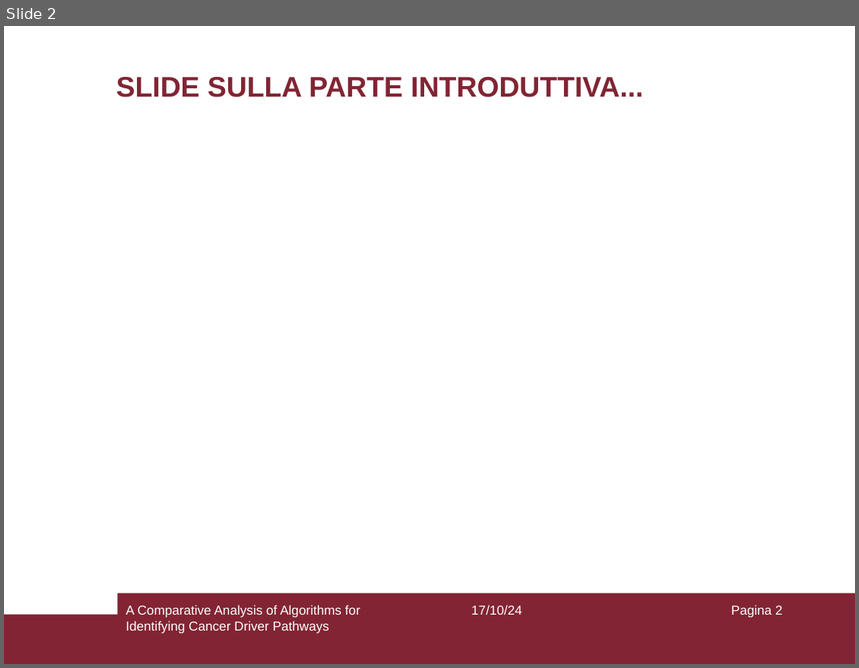
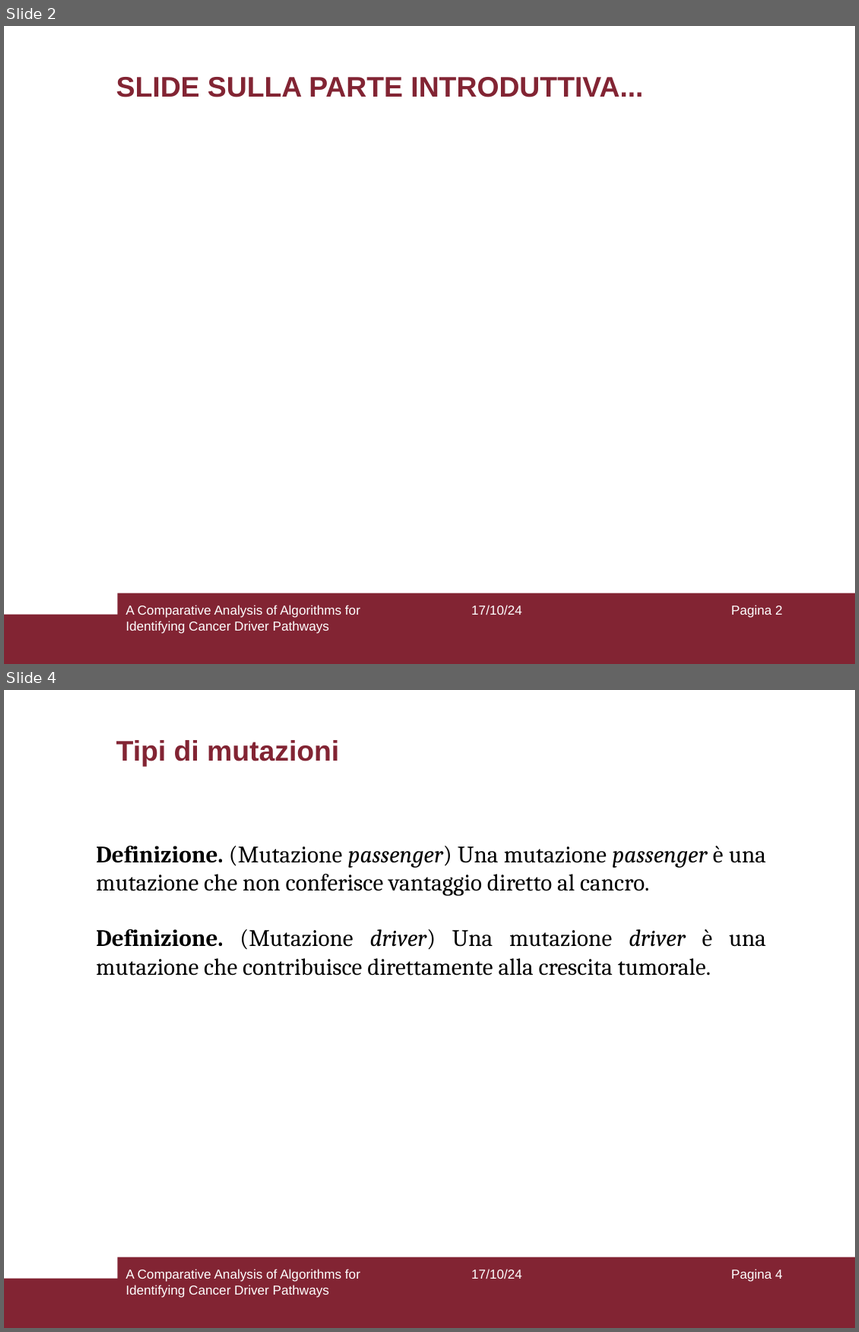
Before and after one commit to aflaag/bsc-thesis, a slide deck: presentation/slides.odp. Shown one above the other, each under a label of ours: slide 2 before the commit, slides 2 and 4 after it; the slides between them are not shown. The pictures are 859x668 and 859x1332 pixels, drawn with LibreOffice and Linux fonts; fonts in the diff are those of the drawing. Boxes give left, top, right and bottom in pixels: in the first picture for what was removed or moved away, otherwise in the second. Text is boxed around its words. In the diff, an @@ line names an element or a change of style, - is before the commit and + after.

```diff
--- a/presentation/slides.odp
+++ b/presentation/slides.odp
@@ slide 4 added at [4, 690, 855, 1328], background #FFFFFF; not listed: 2 template elements that a slide beside it also shows @@
@@ title added at [116, 740, 339, 766], 24 pt, text #822433, bold @@
+Tipi di mutazioni
@@ text added at [96, 846, 766, 896], 20 pt, text #000000 @@
+Definizione. (Mutazione passenger) Una mutazione passenger è una mutazione che non conferisce vantaggio diretto al cancro.
@@ text added at [96, 929, 766, 976], 20 pt, text #000000 @@
+Definizione. (Mutazione driver) Una mutazione driver è una mutazione che contribuisce direttamente alla crescita tumorale.
@@ text added at [126, 1269, 360, 1298], 11 pt, text #FFFFFF @@
+A Comparative Analysis of Algorithms for Identifying Cancer Driver Pathways
@@ text added at [471, 1269, 522, 1279], 11 pt, text #FFFFFF @@
+17/10/24
@@ page number added at [731, 1269, 783, 1282], 11 pt, text #FFFFFF @@
+Pagina 4
```
Also in this commit, not shown: 1 slide changed, 15 other slides added, 2 other files.
